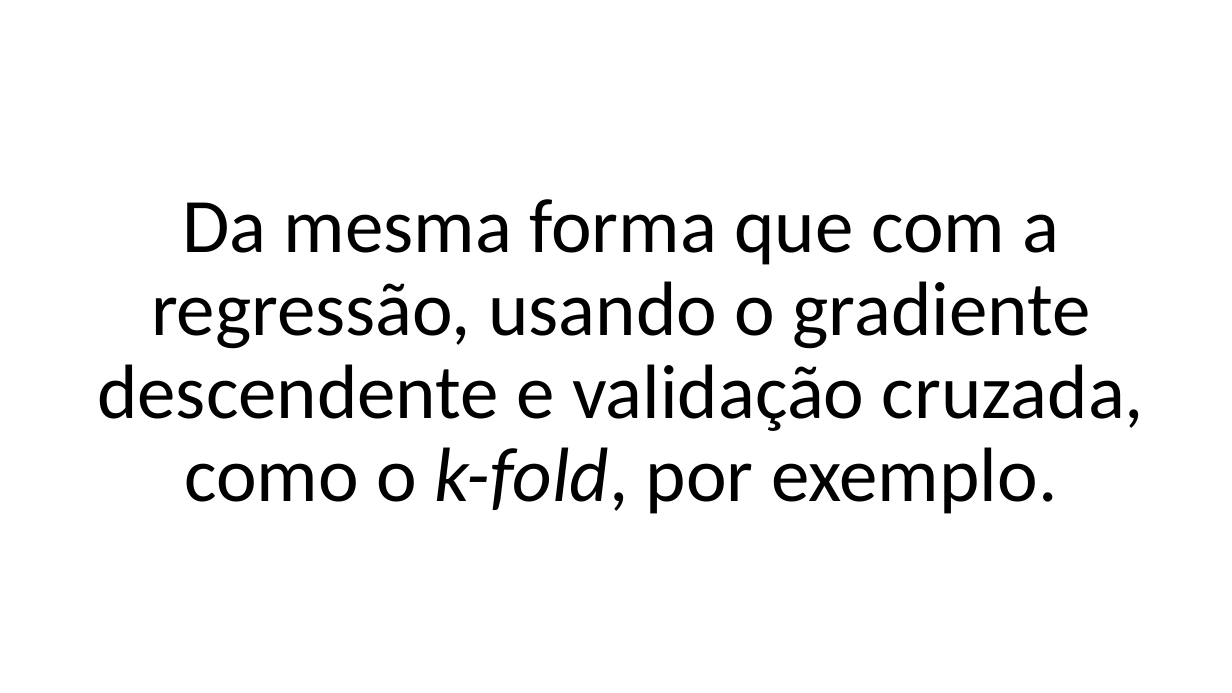
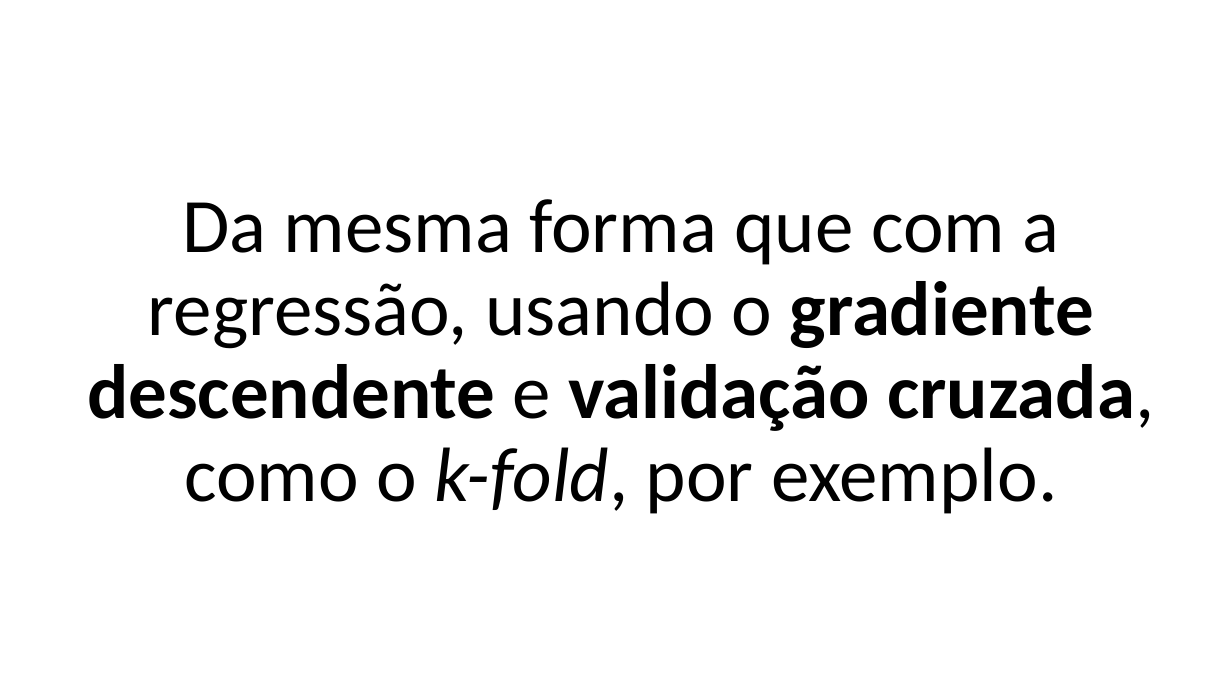
Before and after one commit to zz4fap/c24_inteligencia_artificial, a slide deck: slide 19 of slides/C24_Classificação.pptx (slide 20 before the commit). Drawn at 1232x693 pixels with LibreOffice and Linux fonts; fonts in the diff are those of the drawing. Boxes give left, top, right and bottom in pixels: in the first picture for what was removed or moved away, otherwise in the second. Text is boxed around its words. In the diff, an @@ line names an element or a change of style, - is before the commit and + after.

```diff
--- a/slides/C24_Classificação.pptx
+++ b/slides/C24_Classificação.pptx
@@ text "Da mesma forma que com ..." at <box>87,199,1154,514</box>: bold on in "gradiente descendente validação cruzada," @@
```
Also in this commit, not shown: 1 other slide changed, 14 slides added, 1 slide removed, 4 other files.
